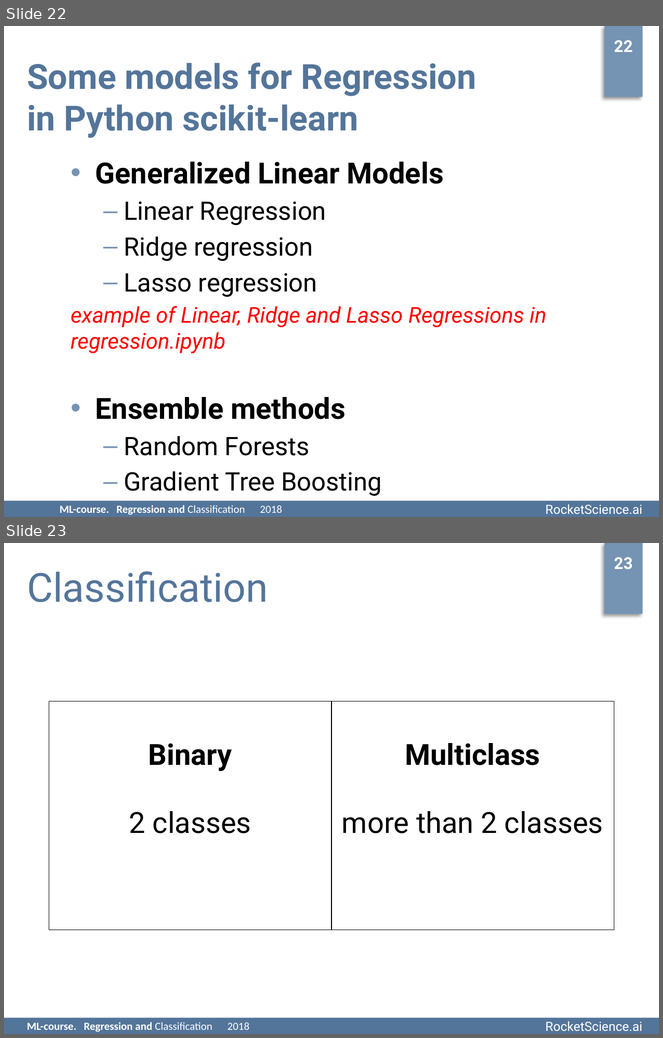
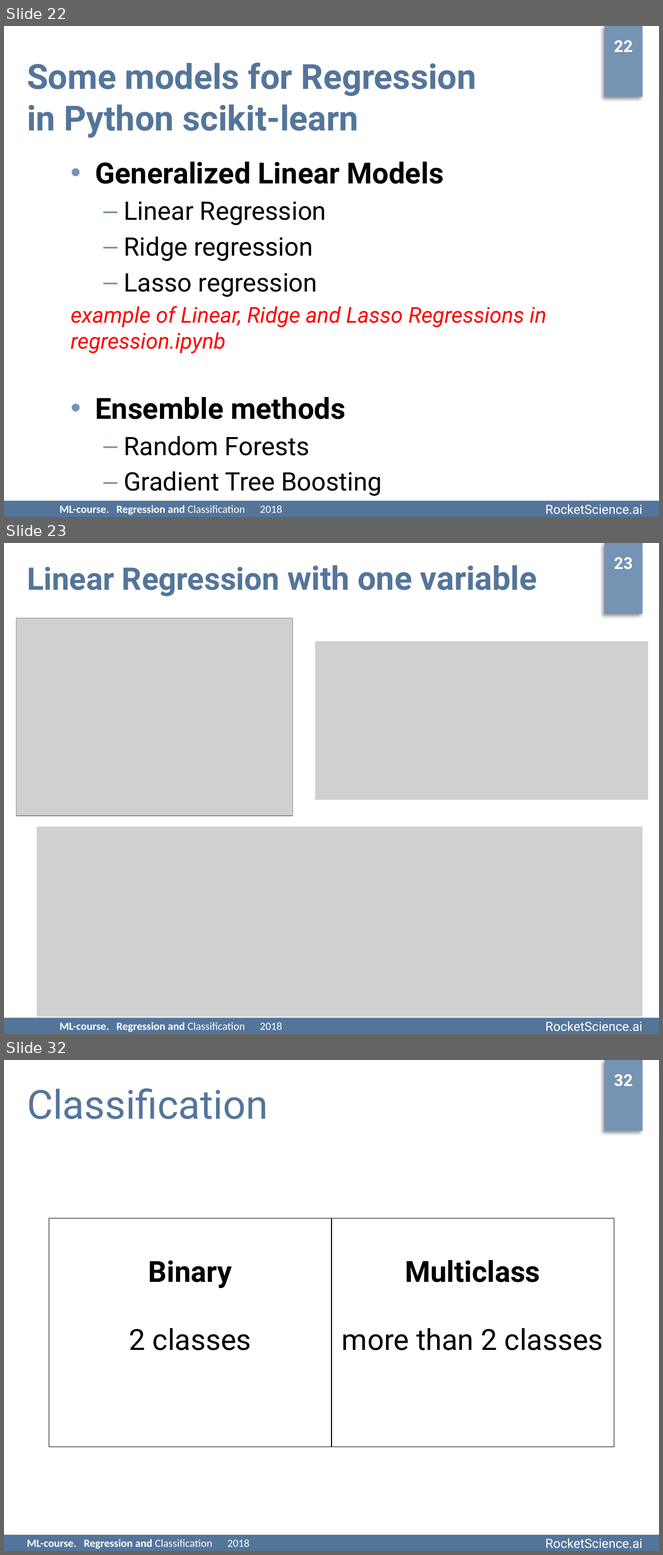
Before and after one commit to rjaffk/tensorby, a slide deck: lecture_2/presentation/lecture_2.pptx. Shown one above the other, each under a label of ours: slides 22 and 23 before the commit, slides 22, 23 and 32 after it; the slides between them are not shown. The pictures are 663x1038 and 663x1555 pixels, drawn with LibreOffice and Linux fonts; fonts in the diff are those of the drawing; grey boxes stand for pictures; background and template pictures are left out. Boxes give left, top, right and bottom in pixels: in the first picture for what was removed or moved away, otherwise in the second. Text is boxed around its words. In the diff, an @@ line names an element or a change of style, - is before the commit and + after.

```diff
--- a/lecture_2/presentation/lecture_2.pptx
+++ b/lecture_2/presentation/lecture_2.pptx
@@ slide 23 added at (4,543,659,1034), background #FFFFFF; not listed: 2 template elements that a slide beside it also shows @@
@@ text added at (614,557,633,569), 18 pt, text #FFFFFF, bold @@
+23
@@ title added at (27,565,538,597), 34.2 pt, text #54759A, bold @@
+Linear Regression with one variable
@@ picture added at (16,618,293,816) @@
@@ picture added at (315,641,648,800) @@
@@ picture added at (37,827,643,1017) @@
@@ text added at (60,1022,282,1032), 12 pt, text #FFFFFF, bold @@
+ML-course. Regression and Classification 2018
@@ what was slide 23 is now slide 32 @@
@@ page number at (614,1074,633,1086): text changed @@
-23
+32
```
Also in this commit, not shown: 11 slides changed, 8 other slides added, 6 other files.
